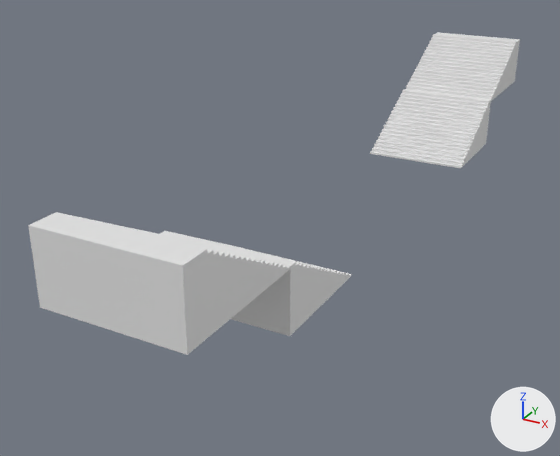
What one commit did to the FBX model TheStationThatWhispers/Assets/Art Assets/Models/Environment/Level/Stairway/MiddleStairWay.fbx.
Rendered twice from a 50 mm lens placed at (23.0, -56.2, 24.2), pointed at (-4.8, -5.5, -1.2). Lighting does not change. The marker at lower right points along +X, +Y and +Z. The older version comes first. Objects named as collision shapes, trigger or cutter boxes, shadow casters or lower levels of detail are left out. Where no turn or scale is listed for an object, it has been applied to the vertices.
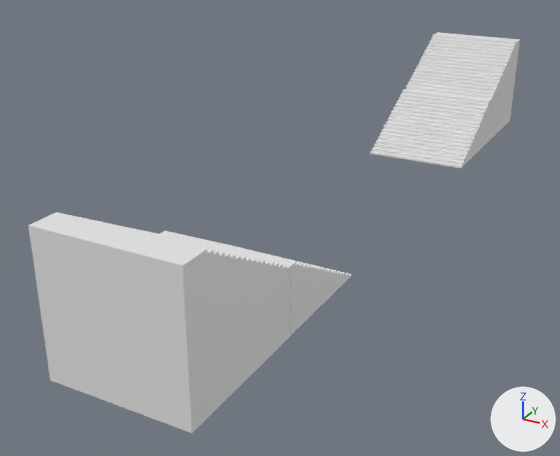
Location of each change, (x1, y1, x2, y2) in pixels of the pictures (560 x 456 px; the box of a moved part takes in the faces that stretch with it):
'Cube.005', reshaped (24% taller): before (28, 32, 520, 355); after (28, 32, 520, 433)
part 1 of me_cube_034, moved or reshaped: before (40, 268, 291, 355); after (40, 268, 291, 433)
part 2 of me_cube_034, moved or reshaped: before (491, 40, 520, 101); after (486, 40, 520, 144)

The change in detail:
me_cube_034 is used by ob_cube_005; location (0.0, -25.56, 6.79).
Before the commit, vertices of me_cube_034: 0 (-4.6, -6.0, -2.4) at pixel (39, 307), 2 (-4.6, 4.2, -2.4), 3 (4.6, -6.0, -2.4) at pixel (187, 355), 5 (4.6, 4.2, -2.4) at pixel (290, 268).
Before the commit, vertices of me_cube_034: 78 (-4.6, 57.1, -2.4), 80 (-4.6, 46.9, -2.4) at pixel (404, 90), 81 (4.6, 57.1, -2.4) at pixel (514, 81), 83 (4.6, 46.9, -2.4) at pixel (490, 101).
me_cube_034 had 156 vertices, 82 faces and spanned x -4.6..4.6, y -6.0..57.1, z -2.4..2.2.
me_cube_034 now has 156 vertices, 82 faces and spans x -4.6..4.6, y -6.0..57.1, z -6.8..2.2.
Part 1, on me_cube_034:
Vertices 0, 2, 3, 5 of me_cube_034 move by (0.0, 0.0, -4.5).
Part 2, on me_cube_034:
Vertices 78, 80, 81, 83 of me_cube_034 move by (0.0, 0.0, -4.5).
